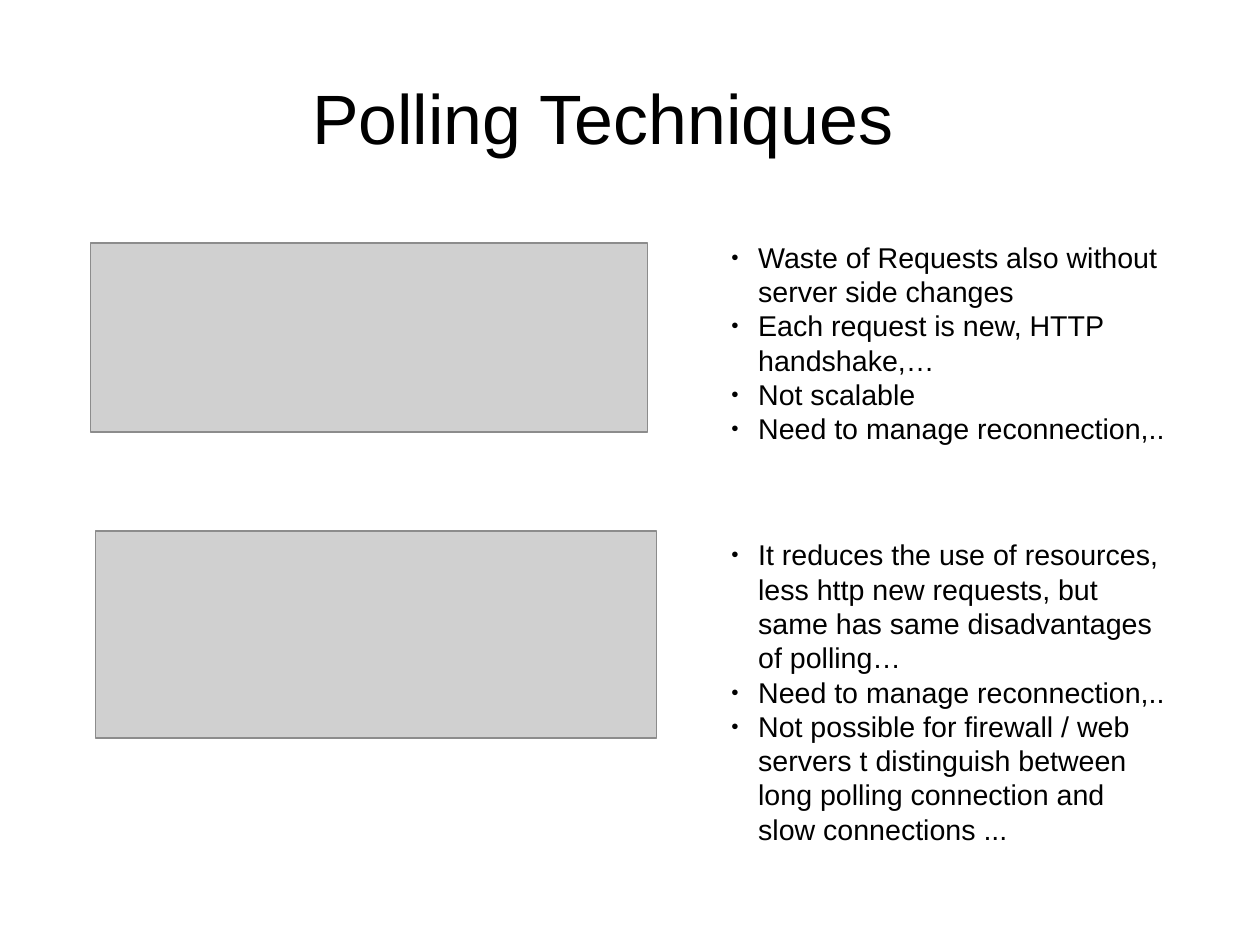
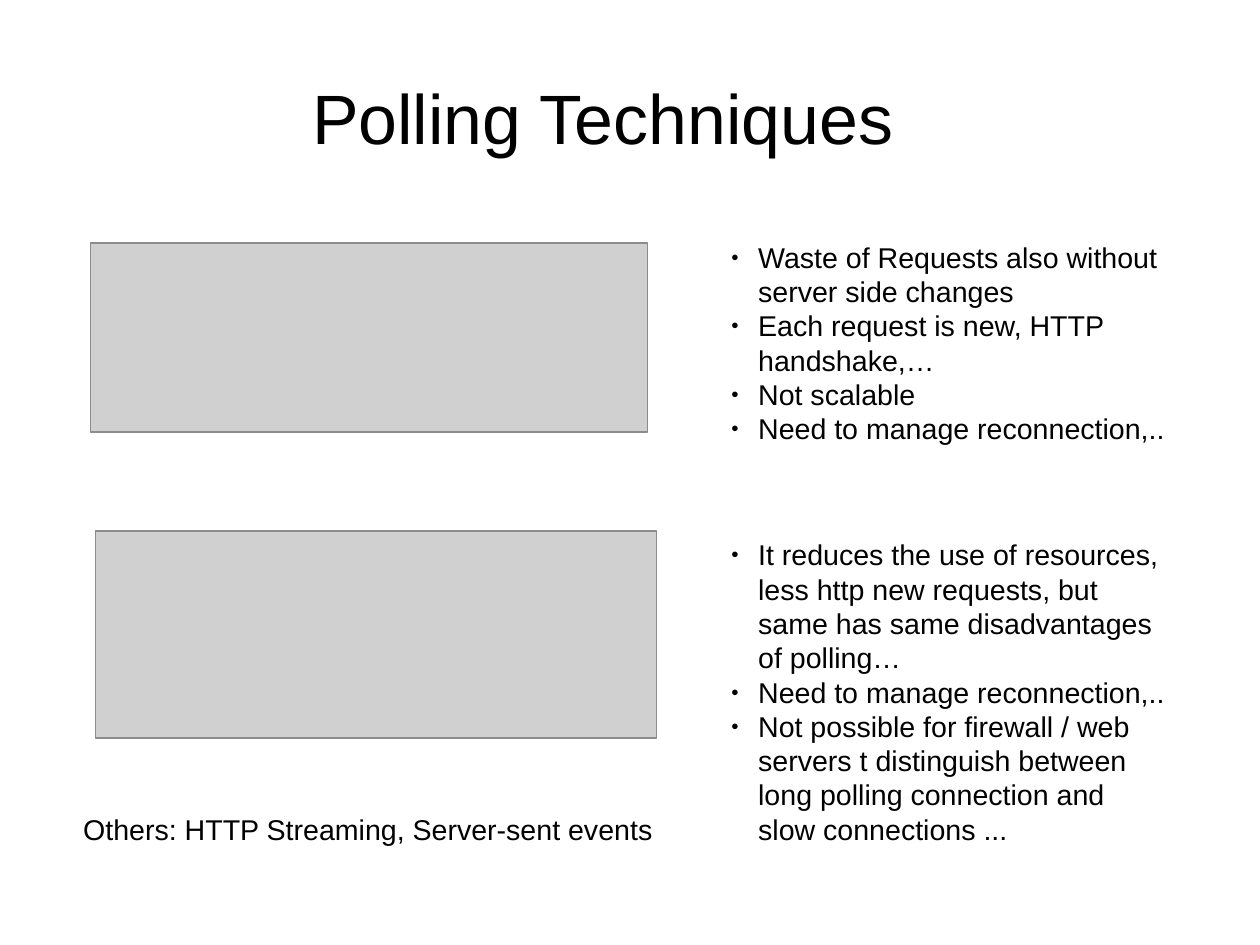
Before and after one commit to Tinvention/Training-websocket-with-spring, a slide deck: slide 5 of websocket-with-spring.odp (slide 6 before the commit). Drawn at 1260x945 pixels with LibreOffice and Linux fonts; fonts in the diff are those of the drawing; grey boxes stand for pictures; background and template pictures are left out. Boxes give left, top, right and bottom in pixels: in the first picture for what was removed or moved away, otherwise in the second. Text is boxed around its words. In the diff, an @@ line names an element or a change of style, - is before the commit and + after.

```diff
--- a/websocket-with-spring.odp
+++ b/websocket-with-spring.odp
@@ text added at [83, 819, 652, 846], 18 pt, text #000000 @@
+Others: HTTP Streaming, Server-sent events
```
Also in this commit, not shown: 2 other slides changed, 9 slides added, 3 slides removed, 4 other files.
